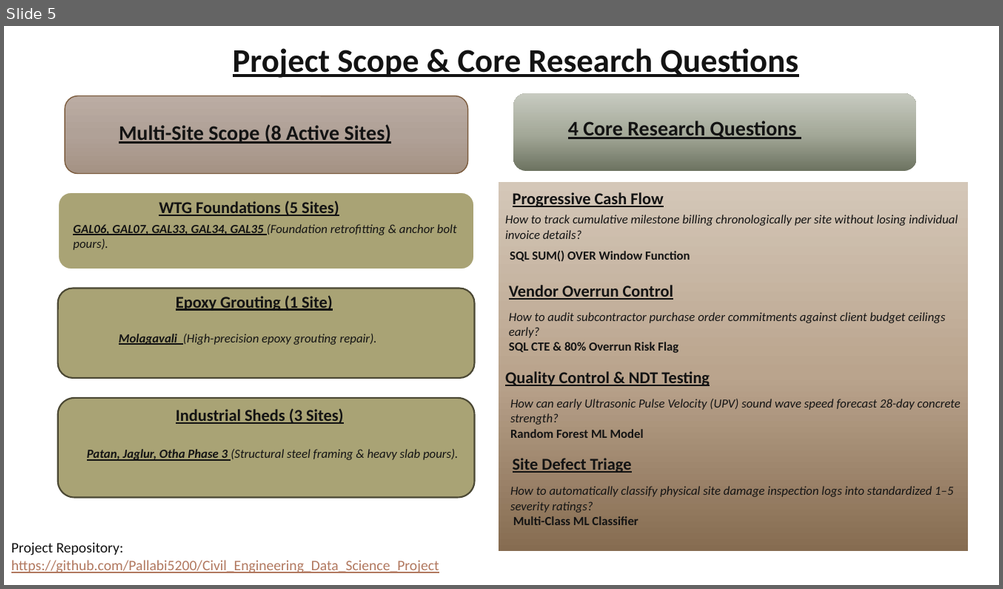
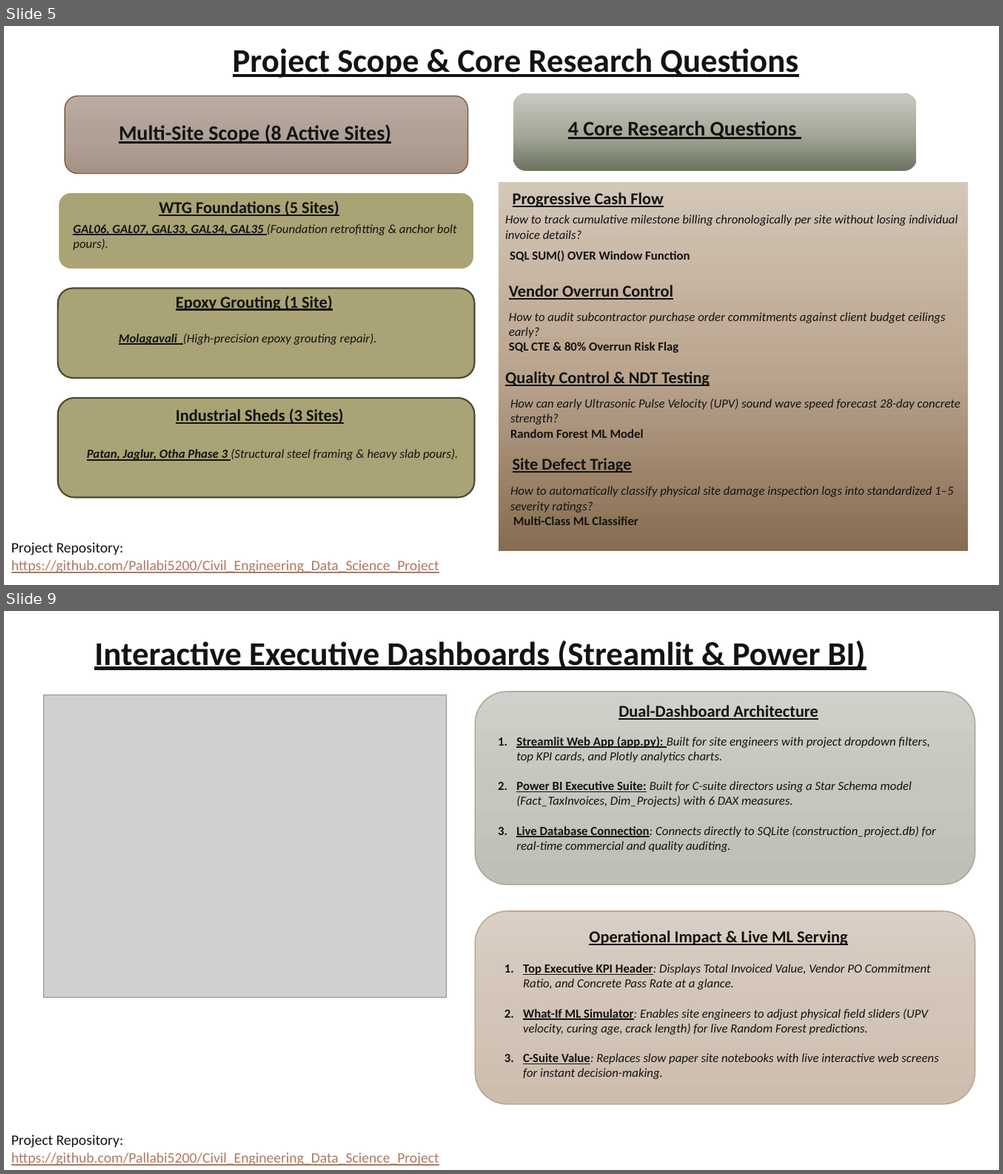
Before and after one commit to Pallabi5200/Civil_Engineering_Data_Science_Project, a slide deck: PRESENTATION/Civil_Project.pptx. Shown one above the other, each under a label of ours: slide 5 before the commit, slides 5 and 9 after it; the slides between them are not shown. The pictures are 1003x589 and 1003x1174 pixels, drawn with LibreOffice and Linux fonts; fonts in the diff are those of the drawing; grey boxes stand for pictures. Boxes give left, top, right and bottom in pixels: in the first picture for what was removed or moved away, otherwise in the second. Text is boxed around its words. In the diff, an @@ line names an element or a change of style, - is before the commit and + after.

Commit message:
Finalize all 10 slides of the Civil Engineering Construction Intelligence presentation deck

```diff
--- a/PRESENTATION/Civil_Project.pptx
+++ b/PRESENTATION/Civil_Project.pptx
@@ slide 9 added at (4, 611, 999, 1170), background #FFFFFF @@
@@ text added at (94, 641, 865, 670), 32 pt, text #131313, bold, underline @@
+Interactive Executive Dashboards (Streamlit & Power BI)
@@ picture added at (43, 695, 447, 997) @@
@@ rounded rectangle added at (475, 692, 975, 885), fill gradient #CFD1CA to #C5C8BF to #BDC1B6, outline #A1A696 1 pt @@
@@ text added at (618, 705, 818, 720), 16 pt, text #131313, bold, underline @@
+Dual-Dashboard Architecture
@@ text added at (516, 736, 936, 852), 12 pt, text #131313, italic @@
+1. Streamlit Web App (app.py): Built for site engineers with project dropdown filters, top KPI cards, and Plotly analytics charts.
+2. Power BI Executive Suite: Built for C-suite directors using a Star Schema model (Fact_TaxInvoices, Dim_Projects) with 6 DAX measures.
+3. Live Database Connection: Connects directly to SQLite (construction_project.db) for real-time commercial and quality auditing.
@@ rounded rectangle added at (475, 911, 975, 1105), fill gradient #DACFC4 to #D3C5B8 to #CEBDAD, outline #B8A189 1 pt @@
@@ text added at (589, 931, 848, 945), 16 pt, text #131313, bold, underline @@
+Operational Impact & Live ML Serving
@@ text added at (523, 964, 938, 1079), 12 pt, text #131313, italic @@
+1. Top Executive KPI Header: Displays Total Invoiced Value, Vendor PO Commitment Ratio, and Concrete Pass Rate at a glance.
+2. What-If ML Simulator: Enables site engineers to adjust physical field sliders (UPV velocity, curing age, crack length) for live Random Forest predictions.
+3. C-Suite Value: Replaces slow paper site notebooks with live interactive web screens for instant decision-making.
@@ text added at (11, 1135, 439, 1166), 14 pt, text #B1785F, underline @@
+Project Repository:
+https://github.com/Pallabi5200/Civil_Engineering_Data_Science_Project
```
Also in this commit, not shown: 5 other slides added, 2 slides removed.
